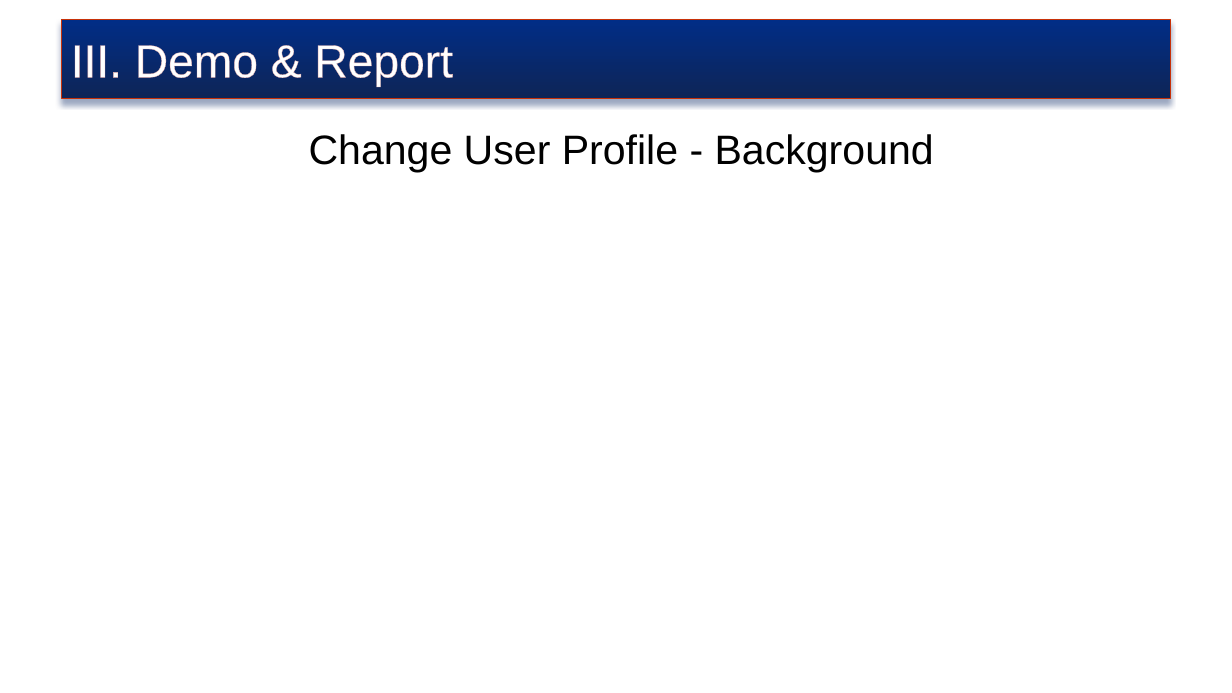
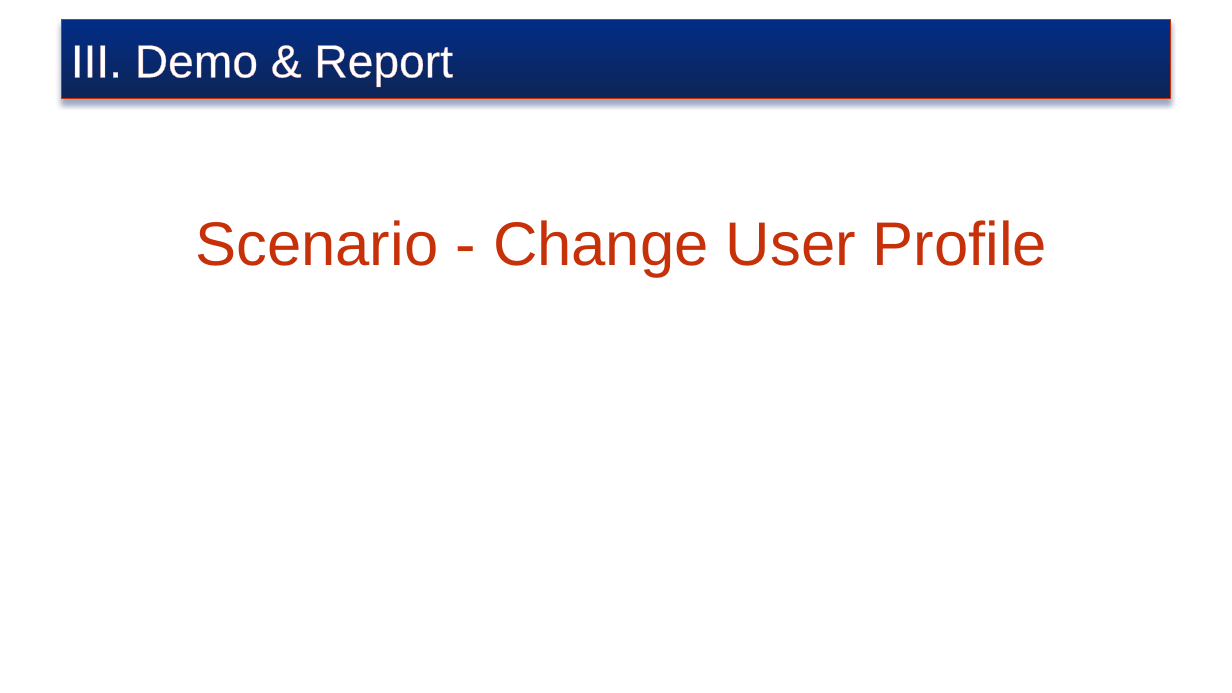
Before and after one commit to truyenkv/sharing, a slide deck: slide 8 of Sharing.pptx. Drawn at 1232x693 pixels with LibreOffice and Linux fonts; fonts in the diff are those of the drawing; background and template pictures are left out. Boxes give left, top, right and bottom in pixels: in the first picture for what was removed or moved away, otherwise in the second. Text is boxed around its words. In the diff, an @@ line names an element or a change of style, - is before the commit and + after.

Commit message:
ss
ss

```diff
--- a/Sharing.pptx
+++ b/Sharing.pptx
@@ text at (195, 220, 1047, 277): text changed; size 32 to 48 pt; text colour #000000 to #C73109 @@
-Change User Profile - Background
+Scenario - Change User Profile
```
